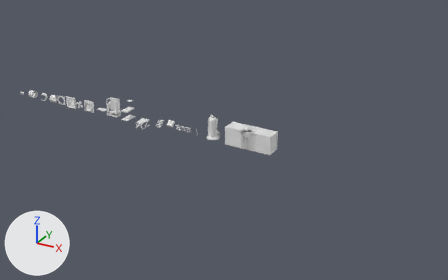
An edit to the FBX model OMH_Proto/Assets/[Project]/Visuals/ENV/ENV_Decor/ENV_Props/Pack1/Pack1text2.fbx, drawn before and after from the same camera.
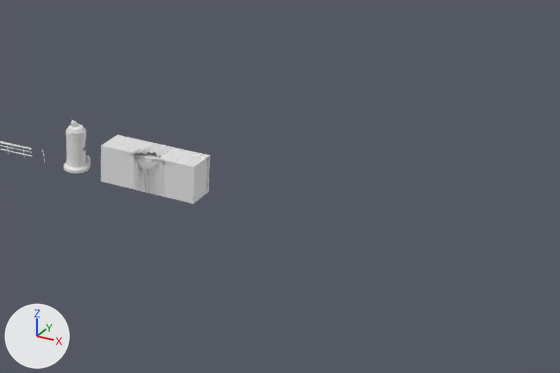
There are two pictures of each version: one whole from a camera (50 mm lens) standing at (65.6, -78.7, 39.5) and looking at (21.4, 1.6, -0.6), one close up on the part from 39% to 100% of the width and 20% to 85% of the height. Lighting does not change. The marker at lower left points along +X, +Y and +Z. Where no turn or scale is listed for an object, it has been applied to the vertices.

The scene before the commit, as lines of its bpy script (objects in view):
```python
me_circle_001 = bpy.data.meshes.new('Circle.001')
me_circle_001.from_pydata(...)  # 521 vertices, 405 faces; spans x -1.0..0.98, y -1.06..0.92, z -2.68..1.18
me_cube_010 = bpy.data.meshes.new('Cube.010')
me_cube_010.from_pydata(...)  # 637 vertices, 590 faces; spans x -1.01..0.99, y -1.16..1.43, z -1.26..1.06
ob_container = bpy.data.objects.new('Container', me_cube_010)
ob_container.location = (27.03, -0.19, 1.84)
ob_container.rotation_euler = (0.0, 3.142, -0.0359)  # degrees (0, 180, -2.1)
ob_container.scale = (-3.91, -1.25, -1.48)
ob_cuvepreservation = bpy.data.objects.new('CuvePreservation', me_circle_001)
ob_cuvepreservation.location = (20.17, 0.26, 2.66)
```
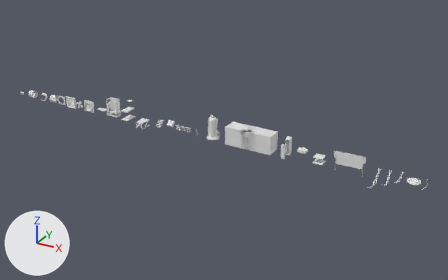
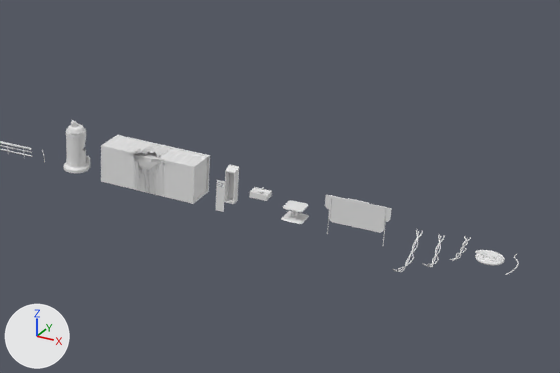
Where the newer file only moved an object's origin or applied its transform, the numbers keep the older frame.

Where the change shows, as pixel boxes (x1, y1, x2, y2) in the close-ups (560 x 373 px):
'tableau', added: after (325, 195, 392, 233)
'casier', added: after (216, 165, 239, 212)
'table de pilotage', added: after (281, 200, 309, 224)
'cable enroulé', added: after (475, 250, 505, 266)
'lavabo', added: after (249, 187, 272, 201)
'cables .002', added: after (393, 229, 423, 272)
'cables .001', added: after (422, 234, 445, 267)
'cables ', added: after (450, 236, 471, 261)

Diff of the bpy script that builds the scene:
```diff
--- a/OMH_Proto/Assets/[Project]/Visuals/ENV/ENV_Decor/ENV_Props/Pack1/Pack1text2.fbx.py
+++ b/OMH_Proto/Assets/[Project]/Visuals/ENV/ENV_Decor/ENV_Props/Pack1/Pack1text2.fbx.py
@@ me_cube_010_1 @@
+me_cube_010_1.from_pydata(...)  # 106 vertices, 90 faces; spans x 32.7..33.47, y -1.74..0.68, z -0.01..2.72
@@ me_béziercurve_001 @@
+me_béziercurve_001.from_pydata(...)  # 330 vertices, 315 faces; spans x -0.32..0.27, y -1.77..2.16, z -1.39..-0.2
@@ me_béziercurve_007 @@
+me_béziercurve_007.from_pydata(...)  # 330 vertices, 315 faces; spans x -0.32..0.27, y -1.77..2.16, z -0.11..0.12
@@ me_cube_023 @@
+me_cube_023.from_pydata(...)  # 176 vertices, 106 faces; spans x 37.36..38.99, y -0.83..0.81, z -0.01..0.93
@@ me_cube_027 @@
+me_cube_027.from_pydata(...)  # 84 vertices, 64 faces; spans x 40.43..45.09, y -0.43..-0.28, z 0.47..2.48
@@ me_cube_016 @@
+me_cube_016.from_pydata(...)  # 191 vertices, 185 faces; spans x 34.635..35.966, y 0.029..0.984, z 0.786..1.394
@@ me_béziercurve_002 @@
+me_béziercurve_002.from_pydata(...)  # 330 vertices, 315 faces; spans x -0.32..0.27, y -3.53..2.16, z -1.39..-0.2
@@ me_béziercurve_009 @@
+me_béziercurve_009.from_pydata(...)  # 640 vertices, 633 faces; spans x -1.0..1.06, y -1.54..0.46, z -0.09..0.11
@@ ob_casier @@
+ob_casier = bpy.data.objects.new('casier', me_cube_010_1)
+ob_casier.location = (0.0, 0.0, 0.0)
@@ ob_cables__001 @@
+ob_cables__001 = bpy.data.objects.new('cables .001', me_béziercurve_001)
+ob_cables__001.location = (48.11, 0.38, 0.13)
@@ ob_cables @@
+ob_cables = bpy.data.objects.new('cables ', me_béziercurve_007)
+ob_cables.location = (49.88, 0.38, 0.13)
@@ ob_table_de_pilotage @@
+ob_table_de_pilotage = bpy.data.objects.new('table de pilotage', me_cube_023)
+ob_table_de_pilotage.location = (0.0, 0.0, 0.0)
@@ ob_tableau @@
+ob_tableau = bpy.data.objects.new('tableau', me_cube_027)
+ob_tableau.location = (0.0, 0.0, 0.0)
@@ ob_lavabo @@
+ob_lavabo = bpy.data.objects.new('lavabo', me_cube_016)
+ob_lavabo.location = (0.0, 0.0, 0.0)
@@ ob_cables__002 @@
+ob_cables__002 = bpy.data.objects.new('cables .002', me_béziercurve_002)
+ob_cables__002.location = (46.56, 0.38, 0.13)
@@ ob_cable_enroulé @@
+ob_cable_enroulé = bpy.data.objects.new('cable enroulé', me_béziercurve_009)
+ob_cable_enroulé.location = (51.71, 0.88, 0.04)
```
